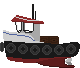
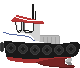
Revision of a layered 80px x 68px image; what changed, layer by layer:
painted on "Layer 14" over 11, 15, 44, 24
painted on "Layer 16" over 3, 30, 71, 63
painted on "Layer 13" over 40, 35, 60, 44
painted on "Layer 12" over 16, 21, 40, 43
painted on "Layer 17" over 36, 58, 75, 68
